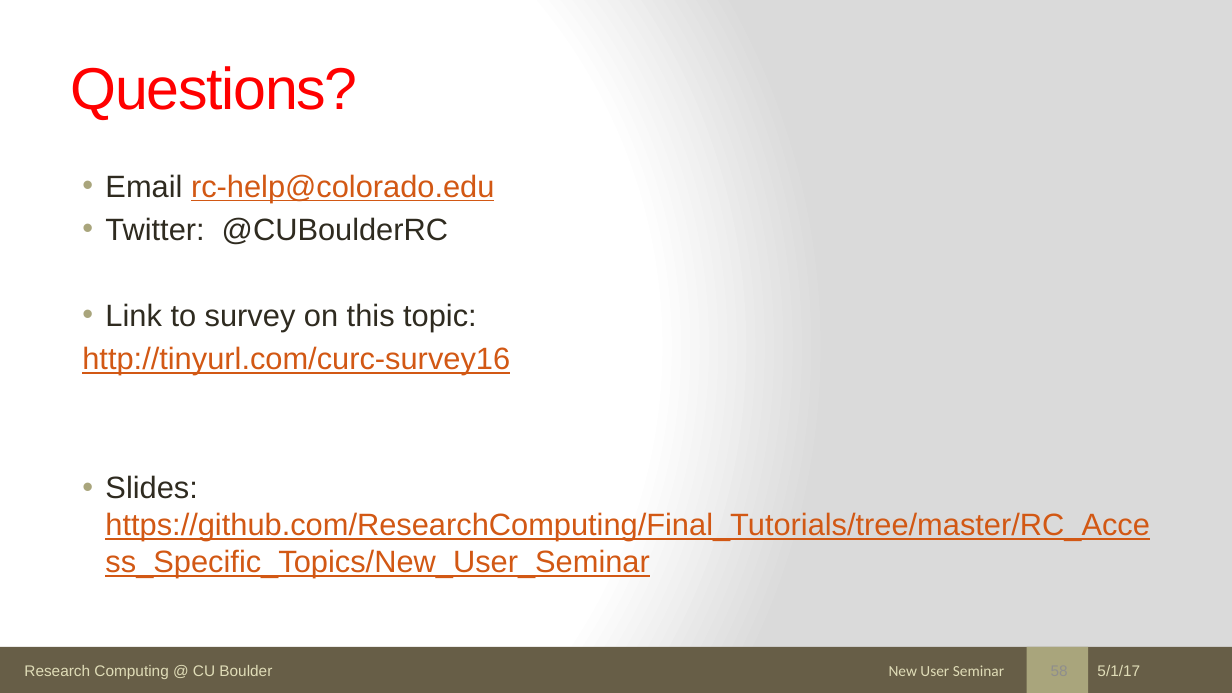
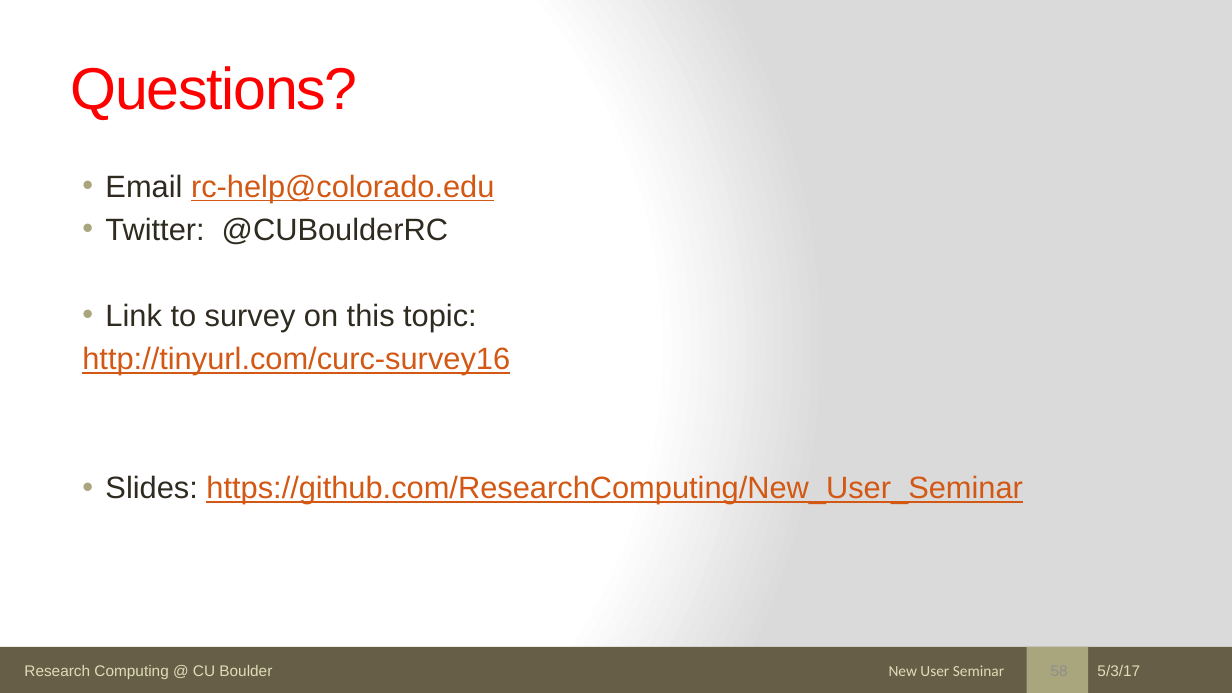
Before and after one commit to ResearchComputing/New_User_Seminar, a slide deck: slide 58 of rc_new_user_seminar_2017.pptx. Drawn at 1232x693 pixels with LibreOffice and Linux fonts; fonts in the diff are those of the drawing. Boxes give left, top, right and bottom in pixels: in the first picture for what was removed or moved away, otherwise in the second. Text is boxed around its words. In the diff, an @@ line names an element or a change of style, - is before the commit and + after.

Commit message:
Updated github links in talk

```diff
--- a/rc_new_user_seminar_2017.pptx
+++ b/rc_new_user_seminar_2017.pptx
@@ text at (105, 475, 1022, 504): text changed @@
-• Slides: https://github.com/ResearchComputing/Final_Tutorials/tree/master/RC_Access_Specific_Topics/New_User_Seminar
+• Slides: https://github.com/ResearchComputing/New_User_Seminar
@@ text at (1097, 665, 1140, 676): text changed @@
-5/1/17
+5/3/17
```
Also in this commit, not shown: 52 other slides changed, 1 other file.
